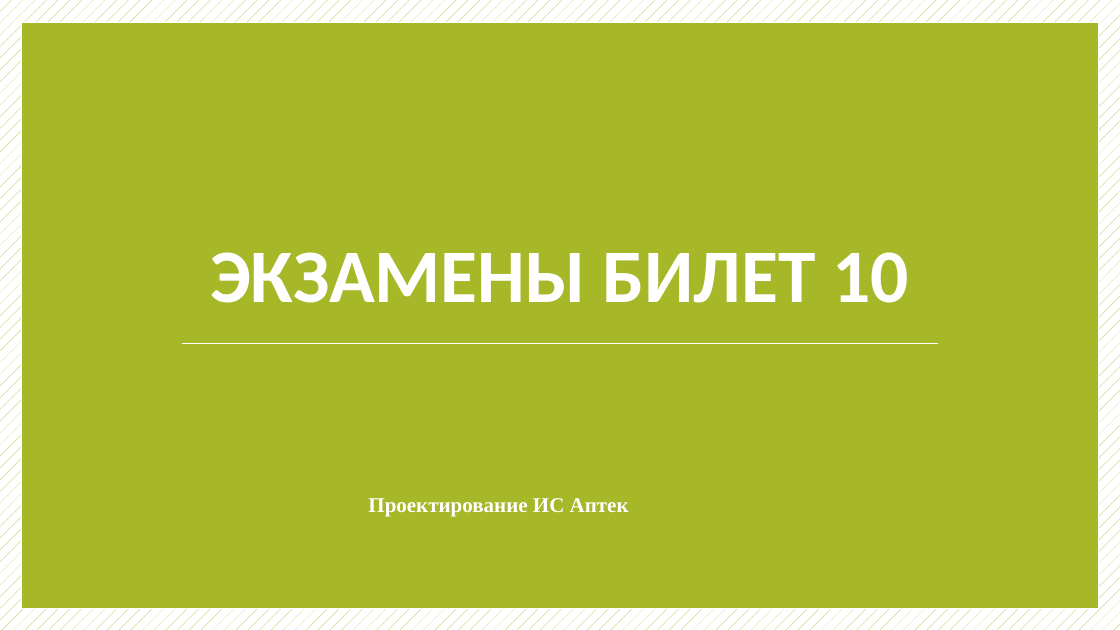
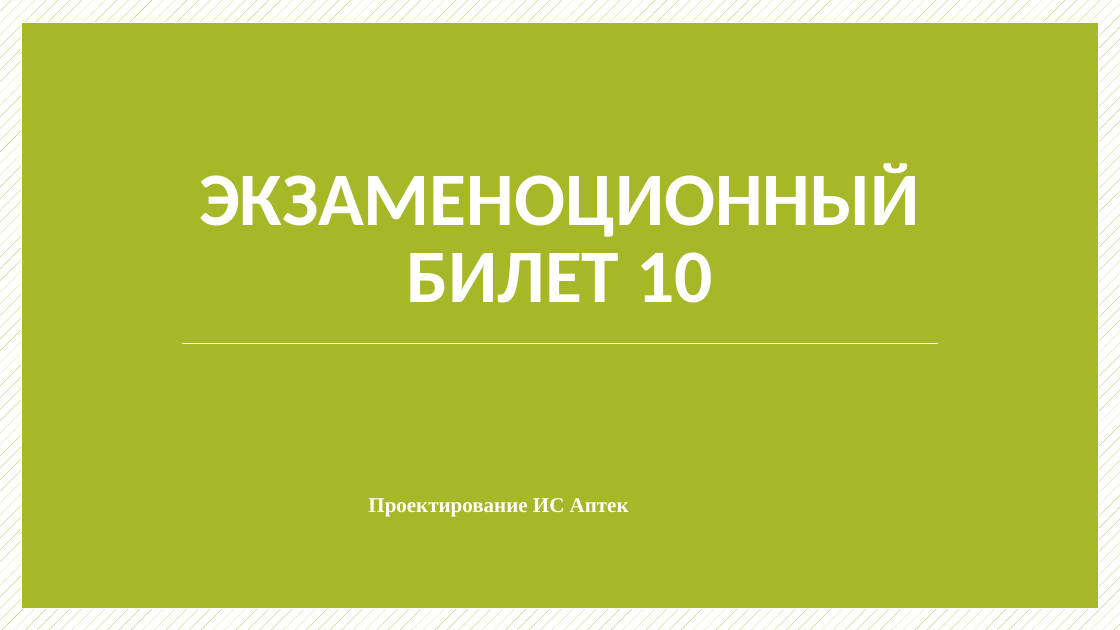
Before and after one commit to potapovith/Qualification_ecam_PM_01, a slide deck: slide 1 of Билет10.pptx. Drawn at 1120x630 pixels with LibreOffice and Linux fonts; fonts in the diff are those of the drawing. Boxes give left, top, right and bottom in pixels: in the first picture for what was removed or moved away, otherwise in the second. Text is boxed around its words. In the diff, an @@ line names an element or a change of style, - is before the commit and + after.

```diff
--- a/Билет10.pptx
+++ b/Билет10.pptx
@@ title at <box>199,163,920,303</box>: text changed @@
-ЭКЗАМЕНЫ БИЛЕТ 10
+ЭКЗАМЕНОЦИОННЫЙ БИЛЕТ 10
```
Also in this commit, not shown: 1 other file.
